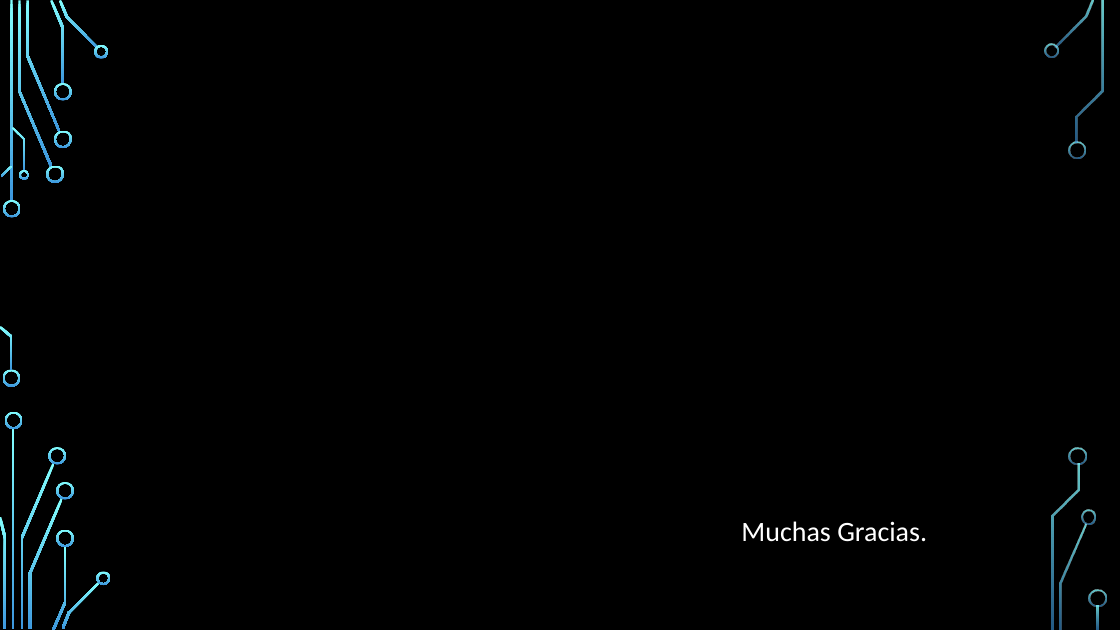
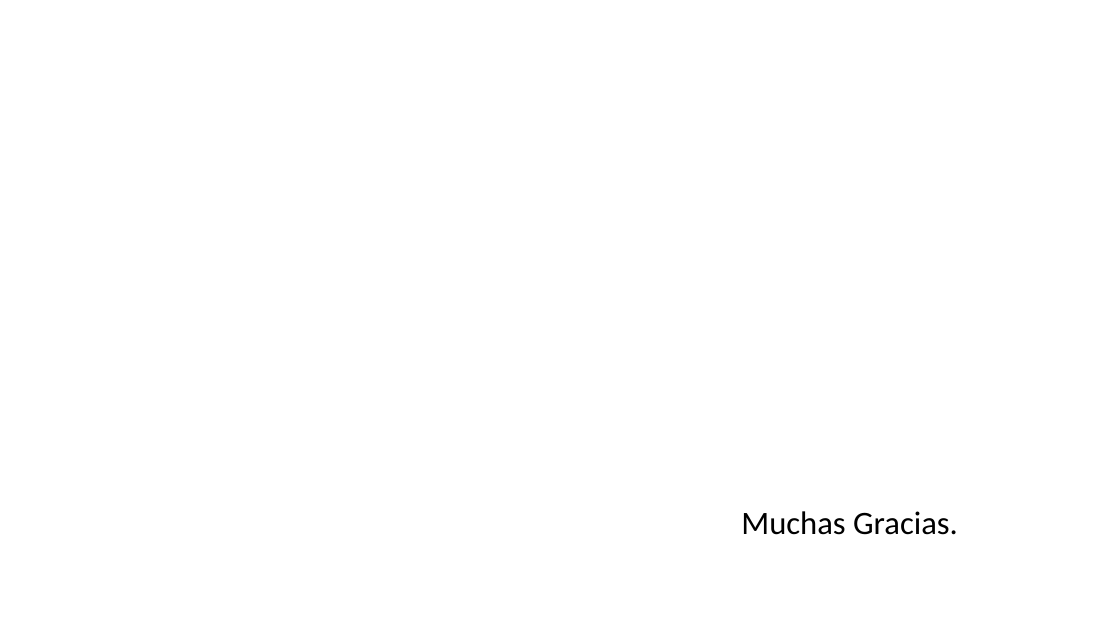
Before and after one commit to bryannegrete/financial-risk, a slide deck: slide 7 of Financial_Risk.pptx. Drawn at 1120x630 pixels with LibreOffice and Linux fonts; fonts in the diff are those of the drawing; background and template pictures are left out. Boxes give left, top, right and bottom in pixels: in the first picture for what was removed or moved away, otherwise in the second. Text is boxed around its words. In the diff, an @@ line names an element or a change of style, - is before the commit and + after.

```diff
--- a/Financial_Risk.pptx
+++ b/Financial_Risk.pptx
@@ background picture (left out) to #FFFFFF @@
@@ text "Muchas Gracias." at (x1=741, y1=511, x2=958, y2=535): size 24 to 28 pt, text colour #FFFFFF to #000000; line spacing 1.2 to 0.9 @@
@@ group removed at (x1=0, y1=0, x2=1107, y2=630): 33 freeform shapes, 3 rectangles @@
```
Also in this commit, not shown: 5 other slides changed, 1 slide added, 1 slide removed, 1 other file.
